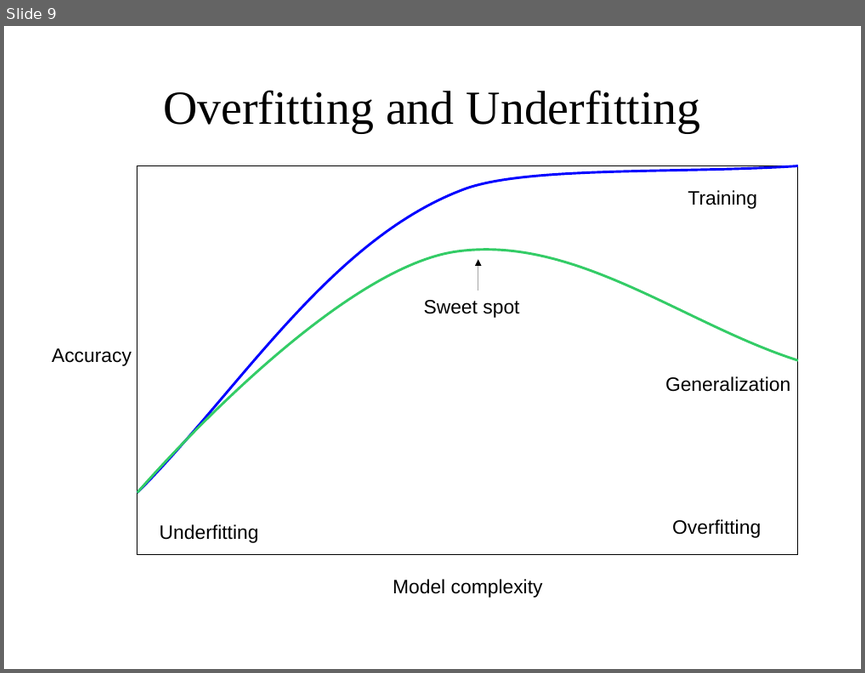
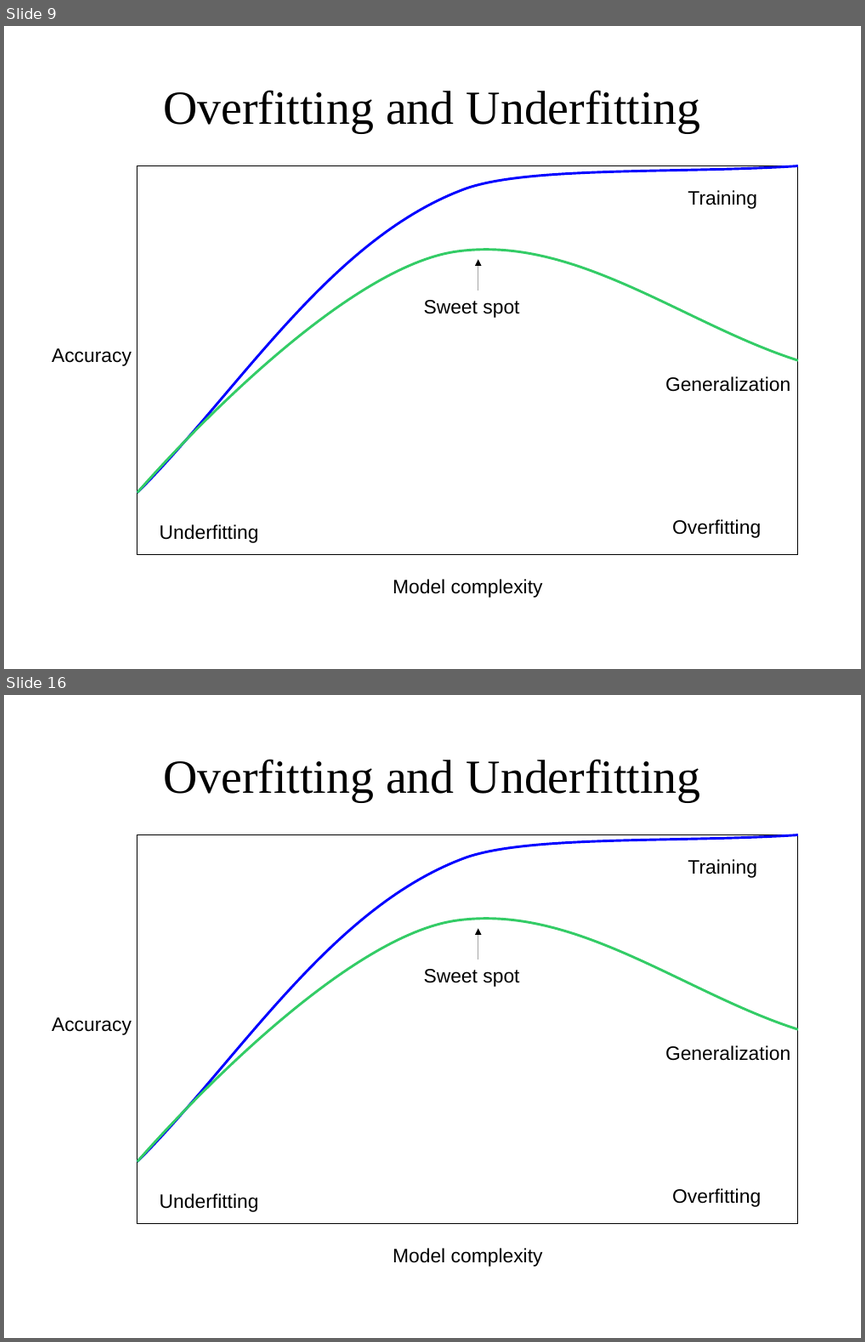
Before and after one commit to amueller/applied_ml_spring_2017, a slide deck: slides/aml-04-013017.odp. Shown one above the other, each under a label of ours: slide 9 before the commit, slides 9 and 16 after it; the slides between them are not shown. The pictures are 865x673 and 865x1342 pixels, drawn with LibreOffice and Linux fonts; fonts in the diff are those of the drawing. Boxes give left, top, right and bottom in pixels: in the first picture for what was removed or moved away, otherwise in the second. Text is boxed around its words. In the diff, an @@ line names an element or a change of style, - is before the commit and + after.

```diff
--- a/slides/aml-04-013017.odp
+++ b/slides/aml-04-013017.odp
@@ slide 16 added at <box>4,695,861,1338</box>, background #FFFFFF @@
@@ title added at <box>163,759,701,802</box>, 44 pt, text #000000 @@
+Overfitting and Underfitting
@@ rectangle added at <box>137,835,798,1224</box>, outline #000000 0 pt @@
@@ freeform shape added at <box>137,835,798,1162</box>, outline #0000FF 2.3 pt @@
@@ text added at <box>687,859,757,878</box>, 18 pt, text #000000 @@
+Training
@@ freeform shape added at <box>137,919,798,1162</box>, outline #33CC66 2.3 pt @@
@@ arrow added from (478, 959) to (478, 928), #000000 0 pt @@
@@ text added at <box>424,969,519,987</box>, 18 pt, text #000000 @@
+Sweet spot
@@ text added at <box>52,1017,132,1035</box>, 18 pt, text #000000 @@
+Accuracy
@@ text added at <box>665,1045,790,1061</box>, 18 pt, text #000000 @@
+Generalization
@@ text added at <box>160,1193,259,1212</box>, 18 pt, text #000000 @@
+Underfitting
@@ text added at <box>672,1188,760,1207</box>, 18 pt, text #000000 @@
+Overfitting
@@ text added at <box>392,1247,543,1266</box>, 18 pt, text #000000 @@
+Model complexity
```
Also in this commit, not shown: 8 slides changed, 21 other slides added, 4 slides removed, 1 other file.
